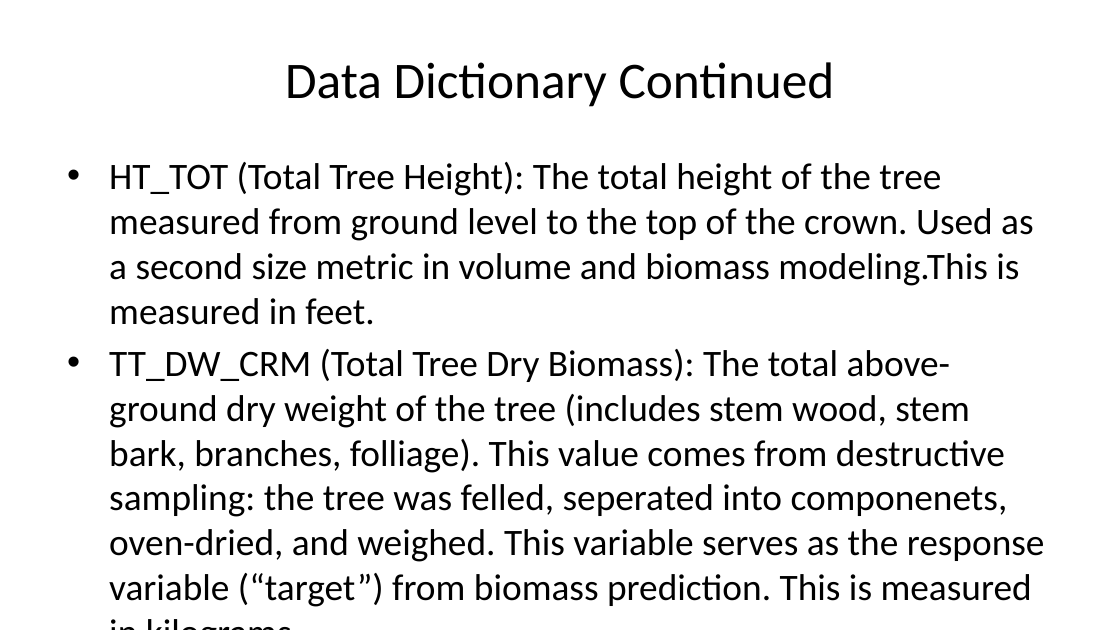
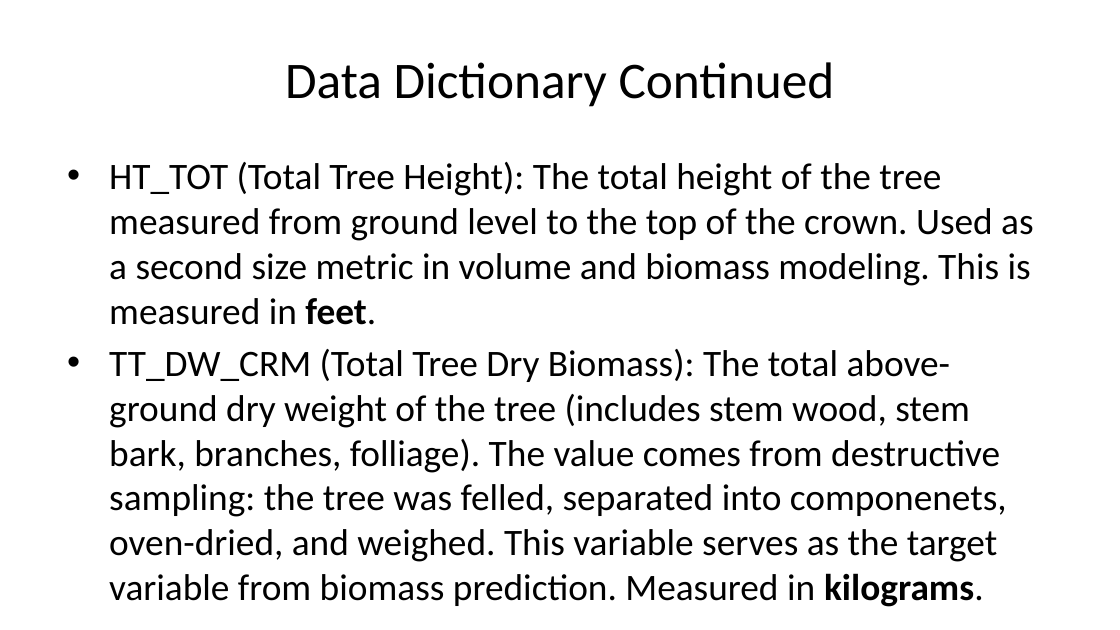
Before and after one commit to deancallahan25/Redwood-Analytics-Portfolio, a slide deck: slide 3 of Project-3/individual-models/data/presentation.pptx. Drawn at 1120x630 pixels with LibreOffice and Linux fonts; fonts in the diff are those of the drawing. Boxes give left, top, right and bottom in pixels: in the first picture for what was removed or moved away, otherwise in the second. Text is boxed around its words. In the diff, an @@ line names an element or a change of style, - is before the commit and + after.

```diff
--- a/Project-3/individual-models/data/presentation.pptx
+++ b/Project-3/individual-models/data/presentation.pptx
@@ text at [109, 162, 1033, 562]: text changed @@
-• HT_TOT (Total Tree Height): The total height of the tree measured from ground level to the top of the crown. Used as a second size metric in volume and biomass modeling.This is measured in feet.
-• TT_DW_CRM (Total Tree Dry Biomass): The total above-ground dry weight of the tree (includes stem wood, stem bark, branches, folliage). This value comes from destructive sampling: the tree was felled, seperated into componenets, oven-dried, and weighed. This variable serves as the response variable (“target”) from biomass prediction. This is measured in kilograms.
+• HT_TOT (Total Tree Height): The total height of the tree measured from ground level to the top of the crown. Used as a second size metric in volume and biomass modeling. This is measured in feet.
+• TT_DW_CRM (Total Tree Dry Biomass): The total above-ground dry weight of the tree (includes stem wood, stem bark, branches, folliage). The value comes from destructive sampling: the tree was felled, separated into componenets, oven-dried, and weighed. This variable serves as the target variable from biomass prediction. Measured in kilograms.
```
Also in this commit, not shown: 1 other slide changed, 1 other file.
